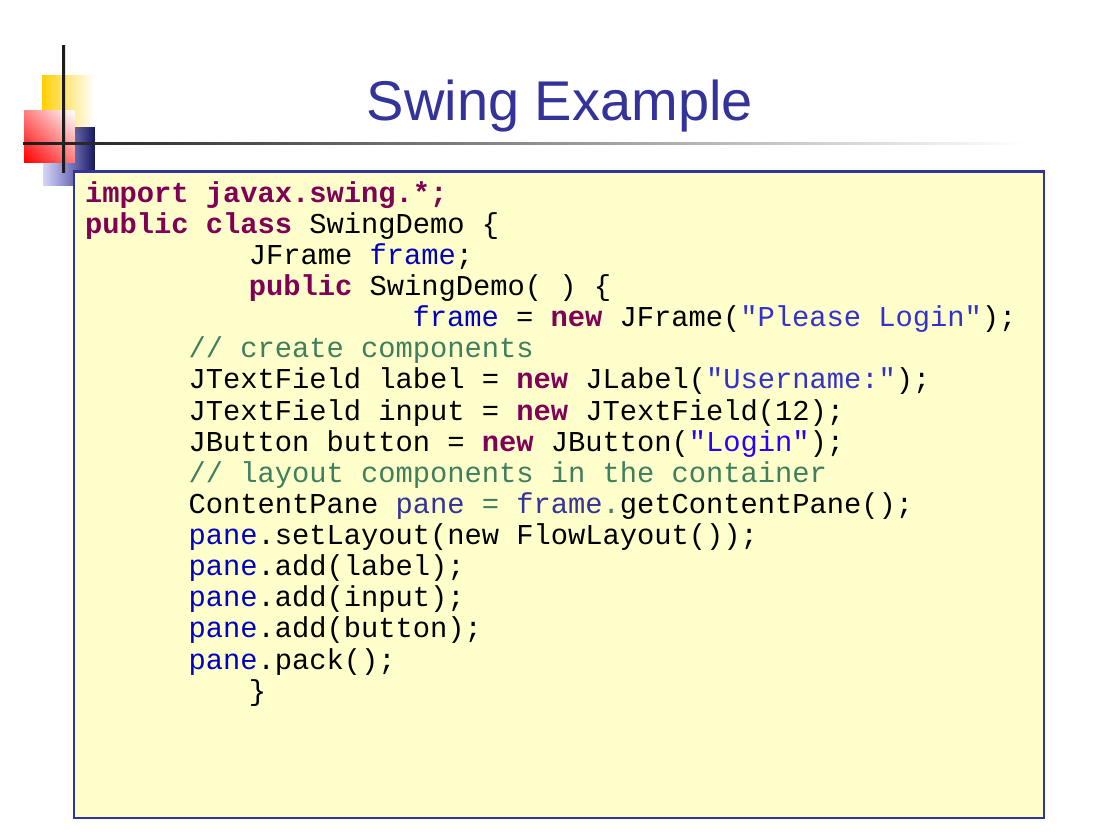
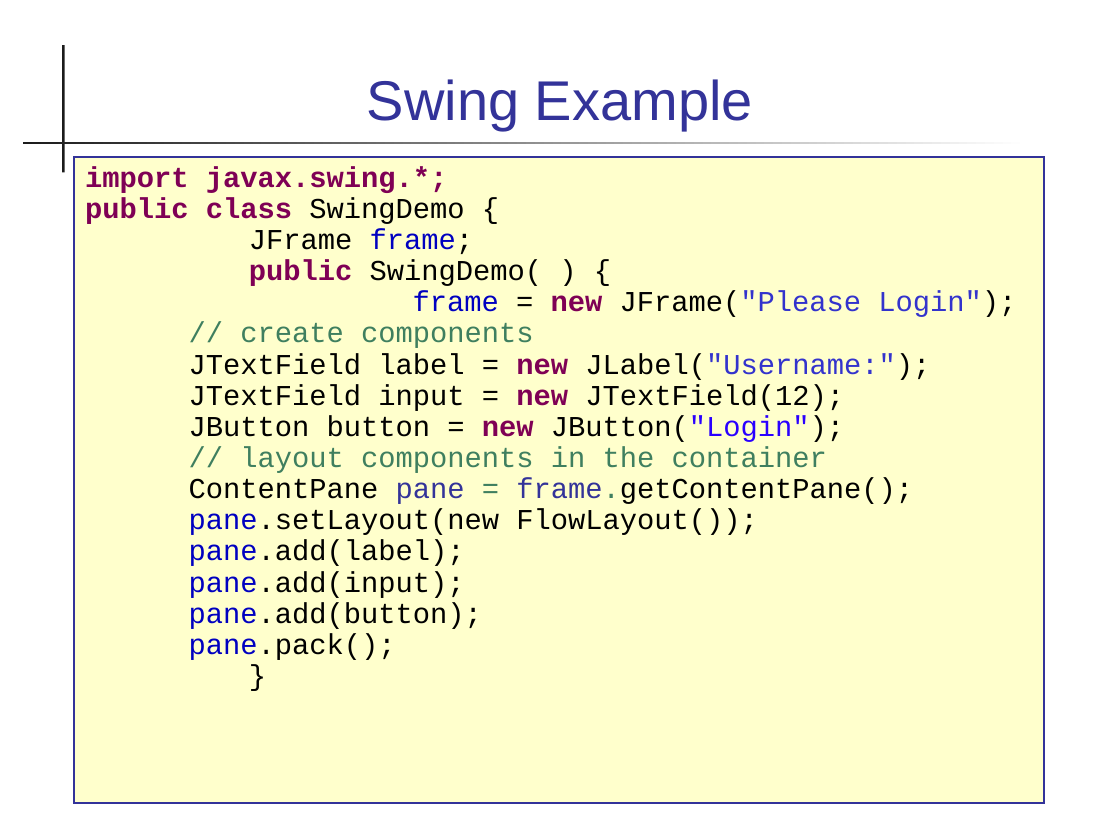
Before and after one commit to skeoop/skeoop.github.io, a slide deck: slide 12 of week7/Graphics-1.ppt. Drawn at 1120x840 pixels with LibreOffice and Linux fonts; fonts in the diff are those of the drawing. Boxes give left, top, right and bottom in pixels: in the first picture for what was removed or moved away, otherwise in the second. Text is boxed around its words. In the diff, an @@ line names an element or a change of style, - is before the commit and + after.

```diff
--- a/week7/Graphics-1.ppt
+++ b/week7/Graphics-1.ppt
@@ rectangle removed at bbox=[41, 75, 94, 133] @@
@@ rectangle removed at bbox=[25, 111, 75, 162] @@
@@ rectangle removed at bbox=[44, 128, 94, 186] @@
@@ text "import javax.swing.*;": place and size @@
-text "import javax.swing.*;" at bbox=[74, 171, 1044, 818]
+text "import javax.swing.*;" at bbox=[74, 157, 1044, 803]
```
Also in this commit, not shown: 44 other slides changed, 2 slides added, 8 other files.
